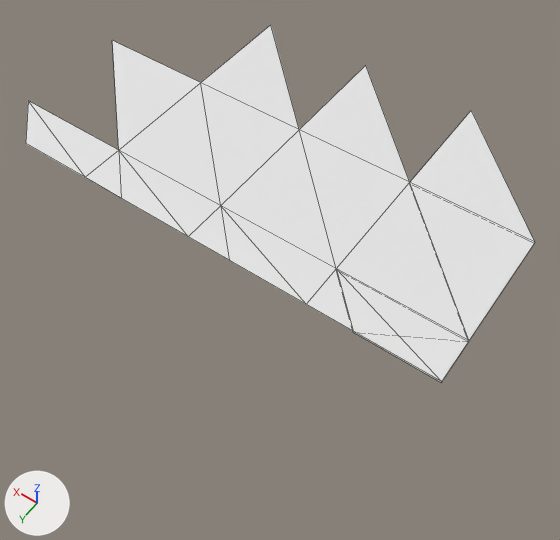
Before and after pictures for a commit that changed the OBJ model models/areas/castle/preview_cobble_-3_1.obj.
The view is the same before and after, from a camera (50 mm lens) standing at (-44.64, -35.14, 4.89) and looking at (-41.91, -38.97, -1.12). Every picture has the same lights, and +X, +Y and +Z are marked at lower left. The picture after the commit comes second. Mesh edges are drawn as thin lines. Where no turn or scale is listed for an object, it has been applied to the vertices. Vertices at exactly the same position are counted once.

In view in the first picture: 'preview_cobble_-3_1'.
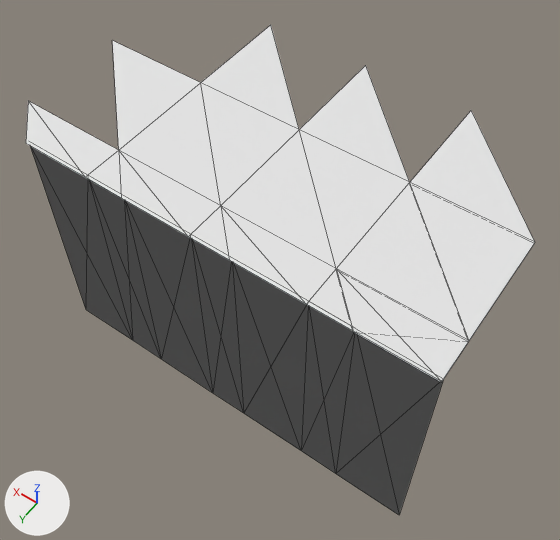
Changed parts and their boxes (x1, y1, x2, y2) in the pictures (560 x 540 px):
'preview_cobble_-3_1', reshaped (37% taller): before (26, 25, 535, 383); after (26, 25, 535, 515)
part 1 of me_preview_cobble__3_1, added: after (30, 146, 444, 515)

What the commit changed:
me_preview_cobble__3_1 is used by ob_preview_cobble__3_1; location (0.0, 0.0, 0.0).
me_preview_cobble__3_1 had 27 vertices, 24 faces and spanned x -44.0..-39.6, y -40.5..-37.9, z 0.31..0.32.
me_preview_cobble__3_1 now has 43 vertices, 52 faces and spans x -44.0..-39.6, y -40.5..-37.9, z -2.18..0.32.
me_preview_cobble__3_1 part 1: a new loose piece of 16 vertices spanning x -44.0..-40.0, y -37.93, z -2.18..0.32.
